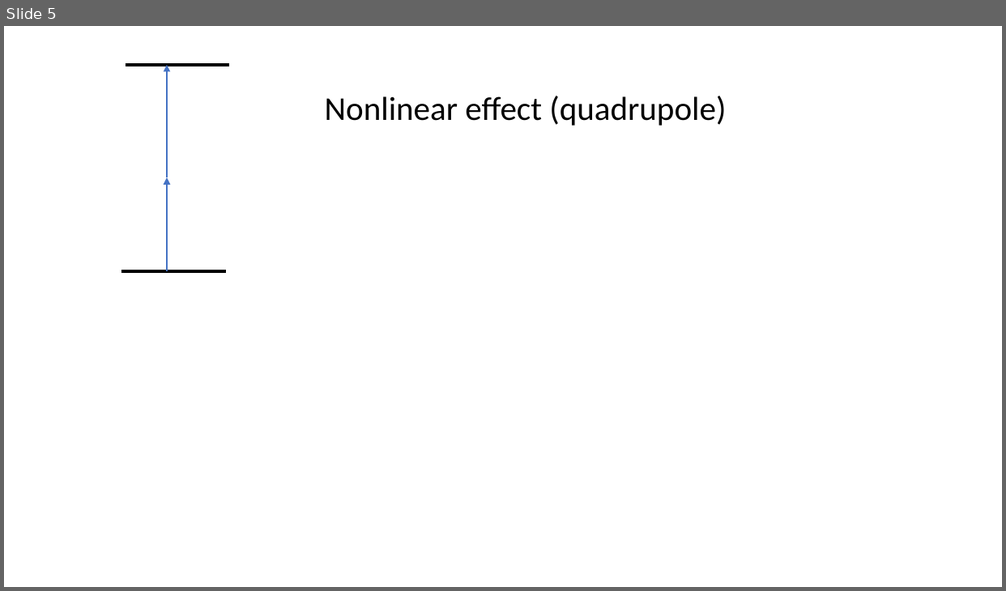
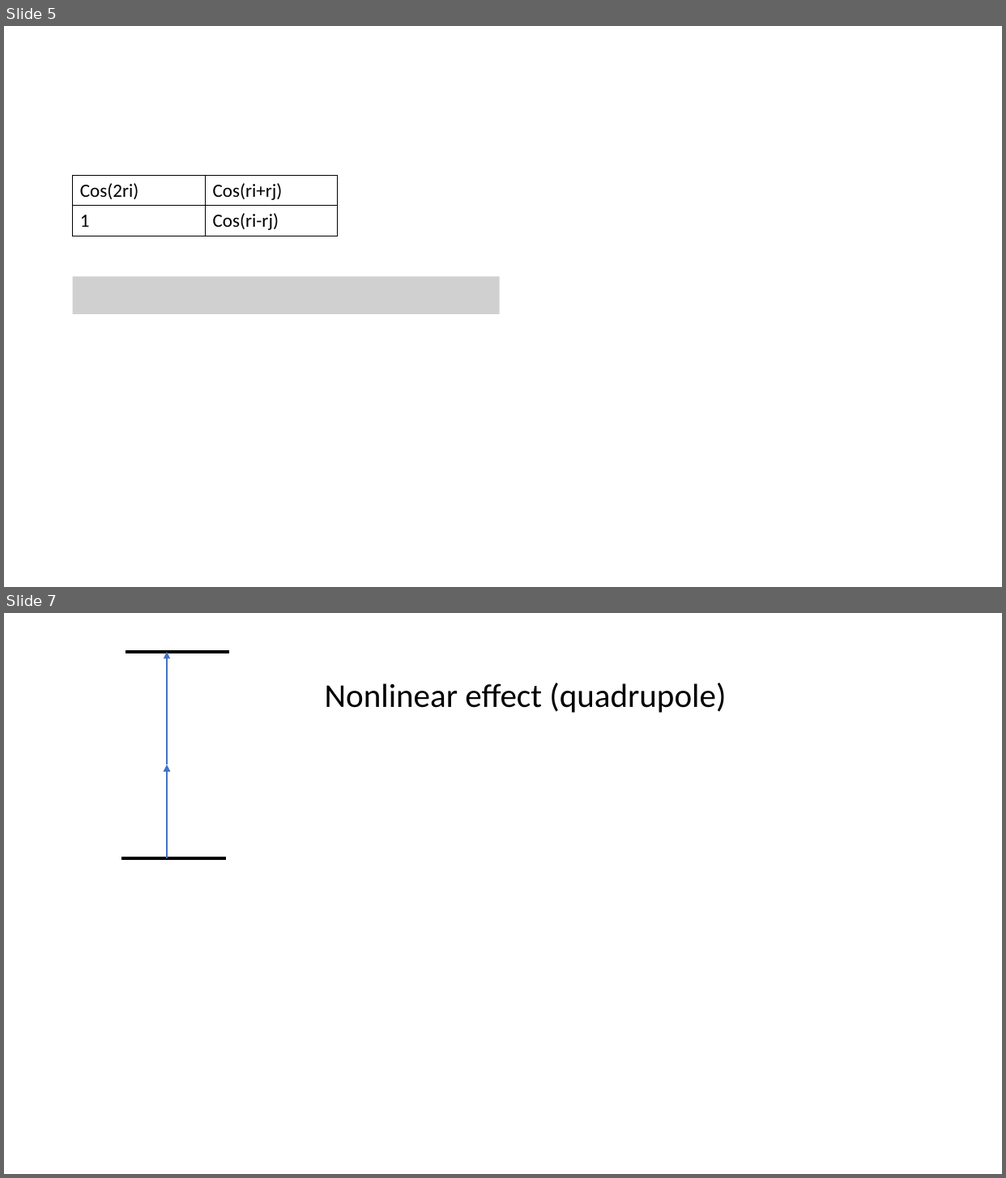
Before and after one commit to youjieyu888/circular-waveguide, a slide deck: 3-level.pptx. Shown one above the other, each under a label of ours: slide 5 before the commit, slides 5 and 7 after it; the slides between them are not shown. The pictures are 1006x591 and 1006x1178 pixels, drawn with LibreOffice and Linux fonts; fonts in the diff are those of the drawing; grey boxes stand for pictures. Boxes give left, top, right and bottom in pixels: in the first picture for what was removed or moved away, otherwise in the second. Text is boxed around its words. In the diff, an @@ line names an element or a change of style, - is before the commit and + after.

```diff
--- a/3-level.pptx
+++ b/3-level.pptx
@@ slide 5 added at [4,26,1002,587], background #FFFFFF @@
@@ table added at [73,176,338,236], 2 rows, 2 columns @@
+Cos(2ri) | Cos(ri+rj)
+1 | Cos(ri-rj)
@@ picture added at [73,277,500,314] @@
@@ what was slide 5 is now slide 7 @@
```
Also in this commit, not shown: 1 other slide added, 2 other files.
